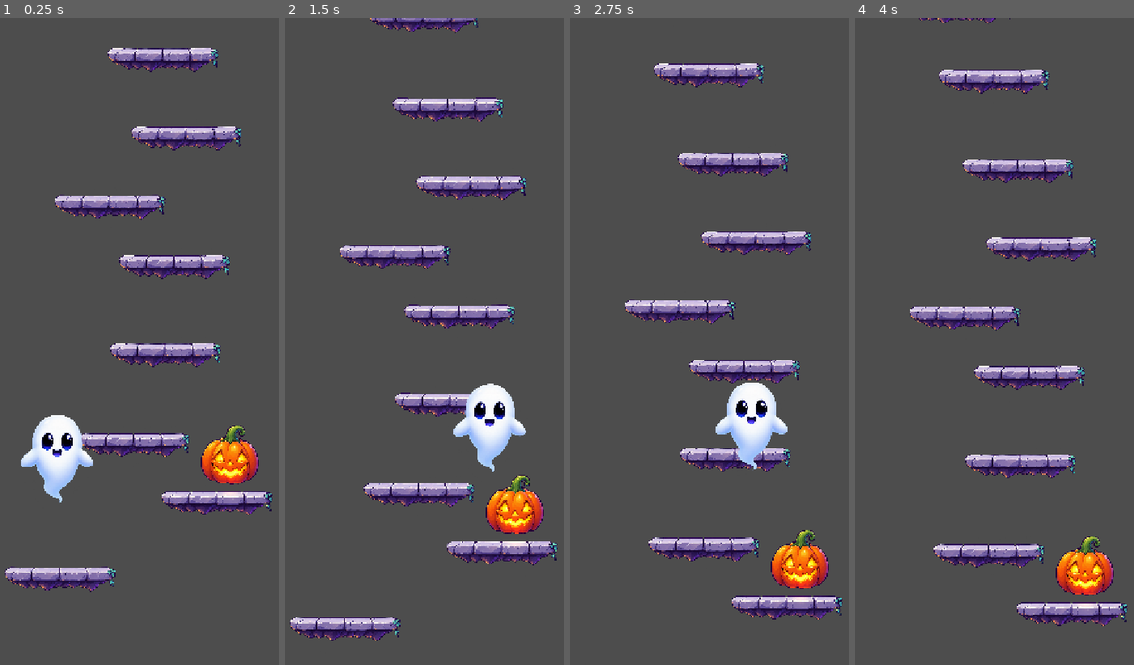
Above: before the commit, frames 1-4 (left to right).
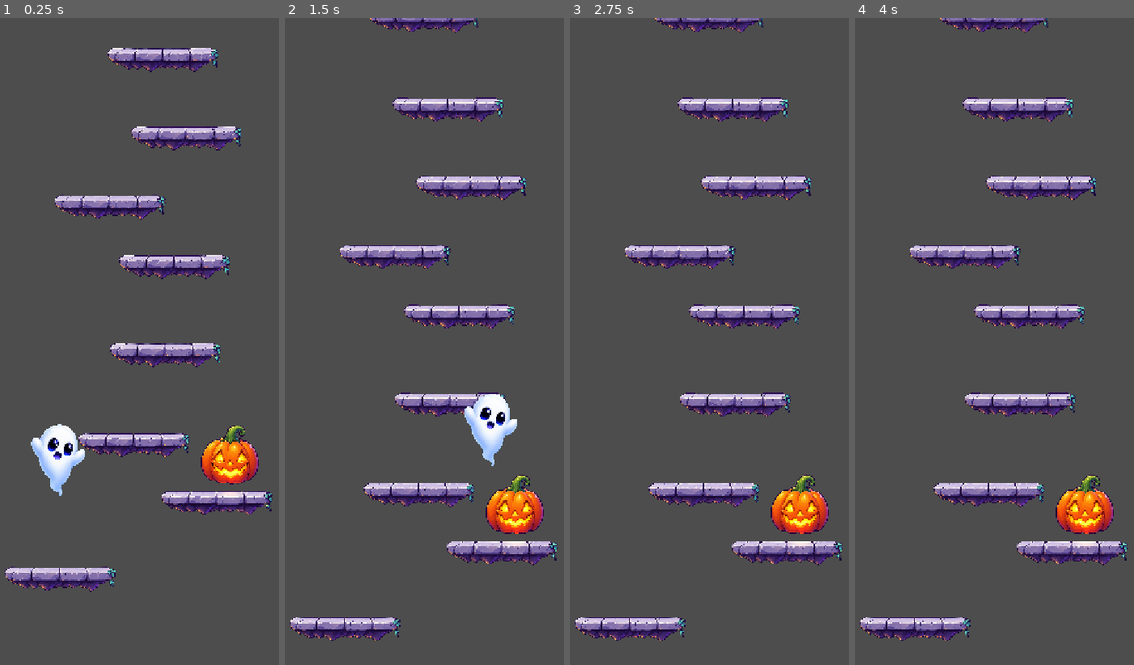
Above: after the commit, the same moments.

Repository: mpolt/little-haunted
Game: Godot game, scene res://tower/tower.tscn
Two runs of this game, one before a commit and one after it. Both use one fixed random seed, a clock stepped at 60 frames per second and the inputs below.
Inputs:
- Up to frame 1 (0.25 s): no input
- Up to frame 2 (1.5 s): hold D (move_right) from 0.53 s (still down)
- Up to frame 3 (2.75 s): release D (move_right) at 2.03 s; hold A (move_left) from 2.03 s (still down)
- Up to frame 4 (4 s): release A (move_left) at 2.78 s; hold D (move_right) from 2.78 s (still down)

The runs differ from the first frame. In frame 1, 1.3% of the frame differs, in the area x 7-34%, y 61-75%; in frame 2, 1.2%; in frame 3, 22%, in the area x 1-98%, y 0-97%; in frame 4, 20%.

Commit message:
add player animation

Diff:
--- a/tower/player/player.gd
+++ b/tower/player/player.gd
@@ -4,8 +4,31 @@
 const SPEED = 300.0
 const BOOST_DEFAULT = -800.0
 
+## Gleiche sichtbare Höhe und gleiche Bildmitte für jede Pose.
+const _FRAME_SCALE := {
+	&"default": 0.120109186,
+	&"jump_left": 0.132842824,
+	&"jump_right": 0.134643211,
+	&"fall": 0.131959618,
+}
+const _FRAME_OFFSET := {
+	&"default": Vector2(5.5, -1.0),
+	&"jump_left": Vector2(43.0, 4.0),
+	&"jump_right": Vector2(-28.0, 16.0),
+	&"fall": Vector2(-4.0, -2.5),
+}
+
 ## Stärkster Boost, der in diesem Physikschritt schon vergeben wurde.
 var _boost_this_step := 0.0
+var _facing_left := false
+var _squash_tween: Tween
+
+@onready var _visual: Node2D = $Visual
+@onready var _sprite: AnimatedSprite2D = $Visual/AnimatedSprite2D
+
+
+func _ready() -> void:
+	_apply_frame(&"default")
 
 
 func _physics_process(delta: float) -> void:
@@ -13,13 +36,17 @@
 	velocity += get_gravity() * delta
 
 	var direction := Input.get_axis("move_left", "move_right")
-
 	if direction:
 		velocity.x = direction * SPEED
+		_facing_left = direction < 0.0
 	else:
 		velocity.x = move_toward(velocity.x, 0, SPEED * 5 * delta)
 
 	move_and_slide()
+
+
+func _process(_delta: float) -> void:
+	_update_animation()
 
 
 func jump(boost: float = BOOST_DEFAULT) -> bool:
@@ -30,4 +57,53 @@
 		return false
 	_boost_this_step = boost
 	velocity.y = boost
+	_play_squash(boost)
 	return true
+
+
+func _update_animation() -> void:
+	var direction := Input.get_axis("move_left", "move_right")
+	var next_animation: StringName = &"default"
+
+	if is_on_floor():
+		next_animation = &"default"
+	elif velocity.y < 0.0:
+		if direction > 0.0:
+			next_animation = &"jump_right"
+		elif direction < 0.0:
+			next_animation = &"jump_left"
+	else:
+		next_animation = &"fall"
+
+	_sprite.flip_h = next_animation == &"fall" and _facing_left
+	if _sprite.animation != next_animation:
+		_apply_frame(next_animation)
+		_sprite.play(next_animation)
+
+
+func _apply_frame(animation_name: StringName) -> void:
+	var frame_scale: float = _FRAME_SCALE[animation_name]
+	_sprite.scale = Vector2(frame_scale, frame_scale)
+	_sprite.offset = _FRAME_OFFSET[animation_name]
+
+
+func _play_squash(boost: float) -> void:
+	var amount := clampf(absf(boost) / absf(BOOST_DEFAULT), 0.7, 1.9)
+	var blend := inverse_lerp(0.7, 1.9, amount)
+	var duration := lerpf(0.24, 0.5, blend)
+	var squash := Vector2(lerpf(1.12, 1.4, blend), lerpf(0.82, 0.5, blend))
+	var stretch := Vector2(lerpf(0.94, 0.78, blend), lerpf(1.1, 1.36, blend))
+	var settle := Vector2(lerpf(1.03, 1.08, blend), lerpf(0.97, 0.92, blend))
+
+	if _squash_tween != null and _squash_tween.is_valid():
+		_squash_tween.kill()
+
+	_squash_tween = create_tween()
+	_squash_tween.tween_property(_visual, "scale", squash, duration * 0.16)\
+		.set_trans(Tween.TRANS_QUAD).set_ease(Tween.EASE_OUT)
+	_squash_tween.tween_property(_visual, "scale", stretch, duration * 0.28)\
+		.set_trans(Tween.TRANS_CUBIC).set_ease(Tween.EASE_OUT)
+	_squash_tween.tween_property(_visual, "scale", settle, duration * 0.22)\
+		.set_trans(Tween.TRANS_QUAD).set_ease(Tween.EASE_IN_OUT)
+	_squash_tween.tween_property(_visual, "scale", Vector2.ONE, duration * 0.34)\
+		.set_trans(Tween.TRANS_CUBIC).set_ease(Tween.EASE_OUT)
--- a/tower/player/player.tscn
+++ b/tower/player/player.tscn
@@ -1,23 +1,63 @@
-[gd_scene format=3 uid="uid://cpc5agx2ar2uv"]
+[gd_scene load_steps=8 format=3 uid="uid://cpc5agx2ar2uv"]
 
 [ext_resource type="Script" uid="uid://cvgeydn1q2er6" path="res://tower/player/player.gd" id="1_x1ccs"]
-[ext_resource type="Texture2D" uid="uid://x3klp4026gln" path="res://tower/player/assets/idle.png" id="2_x1ccs"]
+[ext_resource type="Texture2D" uid="uid://x3klp4026gln" path="res://tower/player/assets/idle.png" id="2_idle"]
+[ext_resource type="Texture2D" uid="uid://dprnjojhfuw67" path="res://tower/player/assets/jump_left.png" id="3_left"]
+[ext_resource type="Texture2D" uid="uid://knl2jgccf12c" path="res://tower/player/assets/jump_right.png" id="4_right"]
+[ext_resource type="Texture2D" uid="uid://eubs1k4fyxoh" path="res://tower/player/assets/fall.png" id="5_fall"]
+
+[sub_resource type="SpriteFrames" id="SpriteFrames_ba1pi"]
+animations = [{
+"frames": [{
+"duration": 1.0,
+"texture": ExtResource("2_idle")
+}],
+"loop": true,
+"name": &"default",
+"speed": 5.0
+}, {
+"frames": [{
+"duration": 1.0,
+"texture": ExtResource("5_fall")
+}],
+"loop": true,
+"name": &"fall",
+"speed": 5.0
+}, {
+"frames": [{
+"duration": 1.0,
+"texture": ExtResource("3_left")
+}],
+"loop": true,
+"name": &"jump_left",
+"speed": 5.0
+}, {
+"frames": [{
+"duration": 1.0,
+"texture": ExtResource("4_right")
+}],
+"loop": true,
+"name": &"jump_right",
+"speed": 5.0
+}]
 
 [sub_resource type="CapsuleShape2D" id="CapsuleShape2D_ba1pi"]
-radius = 35.0
-height = 82.0
+radius = 24.0
+height = 60.0
 
 [node name="Player" type="CharacterBody2D" unique_id=1335335397]
 script = ExtResource("1_x1ccs")
 
 [node name="Visual" type="Node2D" parent="." unique_id=524068526]
 
-[node name="Icon" type="Sprite2D" parent="Visual" unique_id=440260642]
-position = Vector2(0, -59)
-scale = Vector2(0.14740674, 0.14740664)
-texture = ExtResource("2_x1ccs")
+[node name="AnimatedSprite2D" type="AnimatedSprite2D" parent="Visual" unique_id=893008471]
+position = Vector2(2, -56)
+scale = Vector2(0.120109186, 0.120109186)
+sprite_frames = SubResource("SpriteFrames_ba1pi")
+animation = &"default"
+autoplay = "default"
+offset = Vector2(5.5, -1)
 
 [node name="CollisionShape2D" type="CollisionShape2D" parent="." unique_id=953694775]
-position = Vector2(0, -35)
-rotation = 1.5707964
+position = Vector2(0, -30)
 shape = SubResource("CapsuleShape2D_ba1pi")
